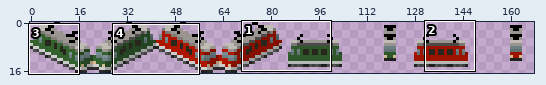
Edited in one commit: sprite sheet (Temporary Folder/RE6-6.png). The first picture is a wide view before the edit; the outline marks the close-up.
Close-up. Before the edit:
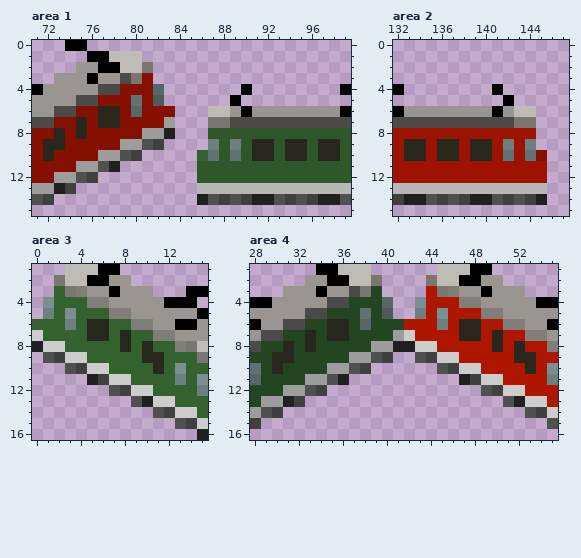
The file is 168x17 pixels. Colours within 5 levels of each other are drawn and written as one. Shown: area 1: x 71..99, y 0..15; area 2: x 132..147, y 0..15; area 3: x 0..15, y 1..16; area 4: x 28..55, y 1..16.
And afterwards:
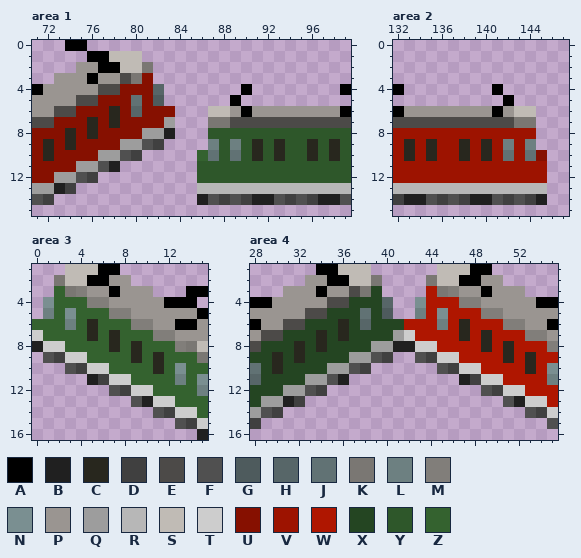
Palette (. is transparent): A #000000  B #202020  C #28271e  D #404040  E #4c4a48  F #505050  G #4e5b5d  H #576668  J #617274  K #7a7773  L #6d8081  M #817e7a  N #7a8f91  P #9a9591  Q #9d9d9d  R #b7b7b7  S #c0bbb5  T #cdcdcd  U #861000  V #9d1300  W #af1600  X #244522  Y #2e572a  Z #34622f
Changes in this commit:
--- area 1
@@ x 71..99 @@
  5 PPPPEEUUUJUG......A..........
- 6 PPEEUUCCUHUUU...SSPAPPPPPPPPA
- 7 EEUUCUCCUUUUQ...KKEEEEEEEEEEE
- 8 UUCUCUUUUUQQB...YYYYYYYYYYYYY
- 9 UCCUUUUUQQFD....LYLYCCYCCYCCY
-10 UCUUUUQQFD.....ZJYJYCCYCCYCCY
+ 6 PPEEUUUCUHUUU...SSPAPPPPPPPPA
+ 7 EEUUUCUCUUUUQ...KKEEEEEEEEEEE
+ 8 UUUCUCUUUUQQB...YYYYYYYYYYYYY
+ 9 UCUCUUUUQQFD....LYLYCYCYYCYCY
+10 UCUUUUQQFD.....ZJYJYCYCYYCYCY
 11 UUUUQQFB.......YYYYYYYYYYYYYY
--- area 2
@@ x 132..141 @@
  8 VVVVVVVVVV
- 9 VCCVCCVCCV
-10 VCCVCCVCCV
+ 9 VCVCVVCVCV
+10 VCVCVVCVCV
 11 VVVVVVVVVV
--- area 3
@@ x 4..12 @@
  5 ZZZMMPPPP
- 6 ZCCZZMMPP
- 7 ZCCZCZZMM
- 8 ZZZZCZCZZ
- 9 TZZZZZCCZ
+ 6 ZCZZZMMPP
+ 7 ZCZCZZZMM
+ 8 ZZZCZCZZZ
+ 9 TZZZZCZCZ
 10 DTTZZZZCZ
--- area 4
@@ x 28..55 @@
  5 PPPPPEEXXXJXG..LWNWWWMMPPPPP
- 6 APPEEXXCCXHXXXWWWLWCCWWMMPPA
- 7 PEEXXCXCCXXXXQTWWWWCCWCWWMMP
- 8 EXXCXCXXXXXQQBBTTWWWWWCWCWWM
- 9 XXCCXXXXXQQFD..FDTTWWWWWCCWW
+ 6 APPEEXXXCXHXXXWWWLWCWWWMMPPA
+ 7 PEEXXXCXCXXXXQTWWWWCWCWWWMMP
+ 8 EXXXCXCXXXXQQBBTTWWWWCWCWWWM
+ 9 XXCXCXXXXQQFD..FDTTWWWWCWCWW
 10 JXCXXXXQQFD......FDTTWWWWCWN
Pixel boxes of the changes (left, top, right, bottom) in both close-ups:
changed: (54, 106, 109, 150)
changed: (263, 139, 329, 161)
changed: (415, 139, 481, 161)
changed: (98, 319, 153, 363)
changed: (283, 319, 338, 363)
changed: (470, 319, 525, 363)
